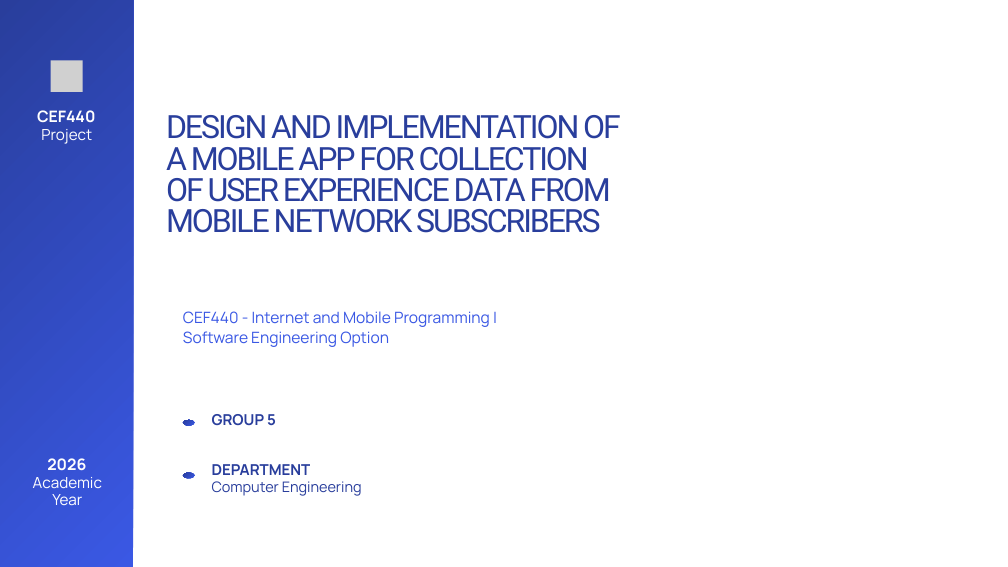
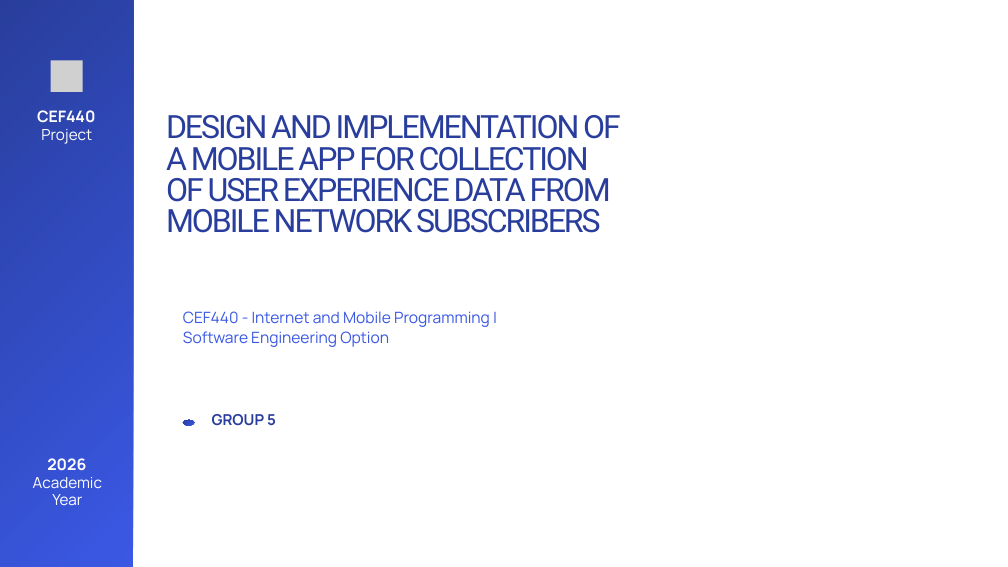
Before and after one commit to BrayanMorningstar237/CEF440_Group5, a slide deck: slide 1 of Final Report Group 5/Final PPT Group 5.pptx. Drawn at 1008x567 pixels with LibreOffice and Linux fonts; fonts in the diff are those of the drawing; grey boxes stand for pictures. Boxes give left, top, right and bottom in pixels: in the first picture for what was removed or moved away, otherwise in the second. Text is boxed around its words. In the diff, an @@ line names an element or a change of style, - is before the commit and + after.

```diff
--- a/Final Report Group 5/Final PPT Group 5.pptx
+++ b/Final Report Group 5/Final PPT Group 5.pptx
@@ freeform shape removed at <box>183,473,195,478</box> @@
@@ text removed at <box>212,464,311,475</box> @@
-DEPARTMENT
@@ text removed at <box>212,481,362,496</box> @@
-Computer Engineering
```
Also in this commit, not shown: 2 other slides changed, 1 other file.
